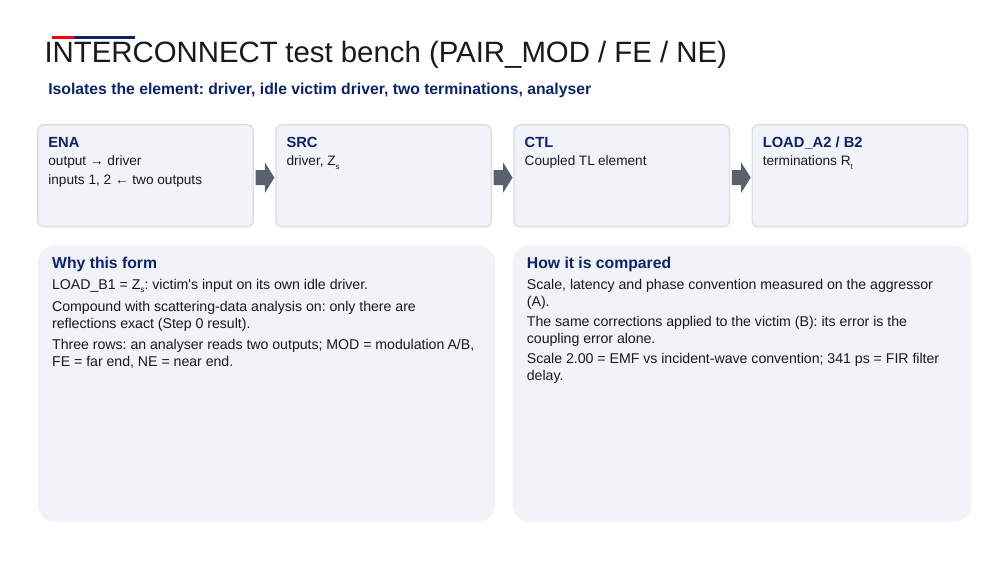
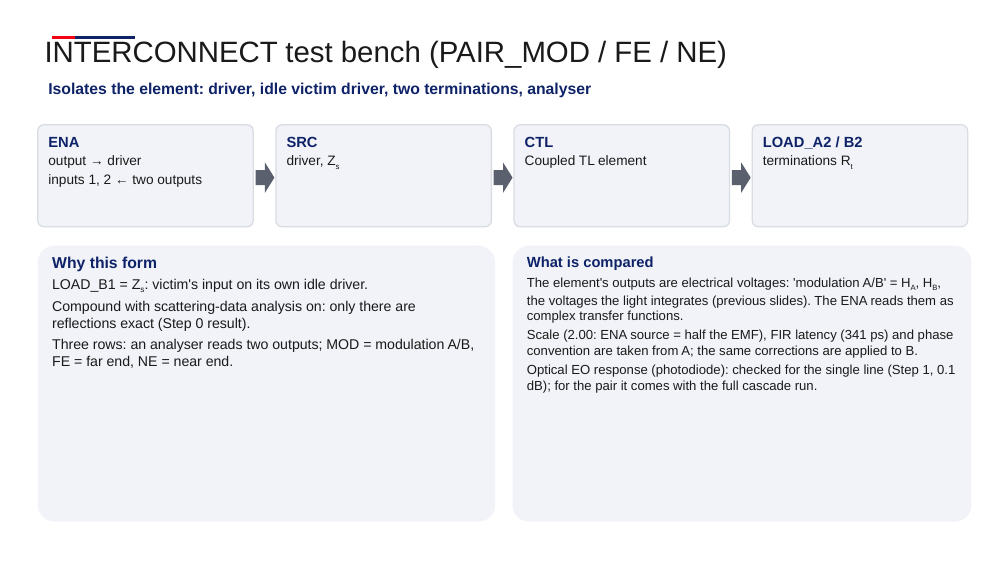
Before and after one commit to andreimuresian/claude, a slide deck: slide 14 of docs/cst/xtalk/crosstalk_meeting.pptx (slide 12 before the commit). Drawn at 1008x567 pixels with LibreOffice and Linux fonts; fonts in the diff are those of the drawing; background and template pictures are left out. Boxes give left, top, right and bottom in pixels: in the first picture for what was removed or moved away, otherwise in the second. Text is boxed around its words. In the diff, an @@ line names an element or a change of style, - is before the commit and + after.

```diff
--- a/docs/cst/xtalk/crosstalk_meeting.pptx
+++ b/docs/cst/xtalk/crosstalk_meeting.pptx
@@ text at bbox=[527, 256, 955, 393]: text changed; size 13.5 to 12.5 pt @@
-How it is compared
-Scale, latency and phase convention measured on the aggressor (A).
-The same corrections applied to the victim (B): its error is the coupling error alone.
-Scale 2.00 = EMF vs incident-wave convention; 341 ps = FIR filter delay.
+What is compared
+The element's outputs are electrical voltages: 'modulation A/B' = HA, HB, the voltages the light integrates (previous slides). The ENA reads them as complex transfer functions.
+Scale (2.00: ENA source = half the EMF), FIR latency (341 ps) and phase convention are taken from A; the same corrections are applied to B.
+Optical EO response (photodiode): checked for the single line (Step 1, 0.1 dB); for the pair it comes with the full cascade run.
```
Also in this commit, not shown: 2 slides added, 9 other files.
